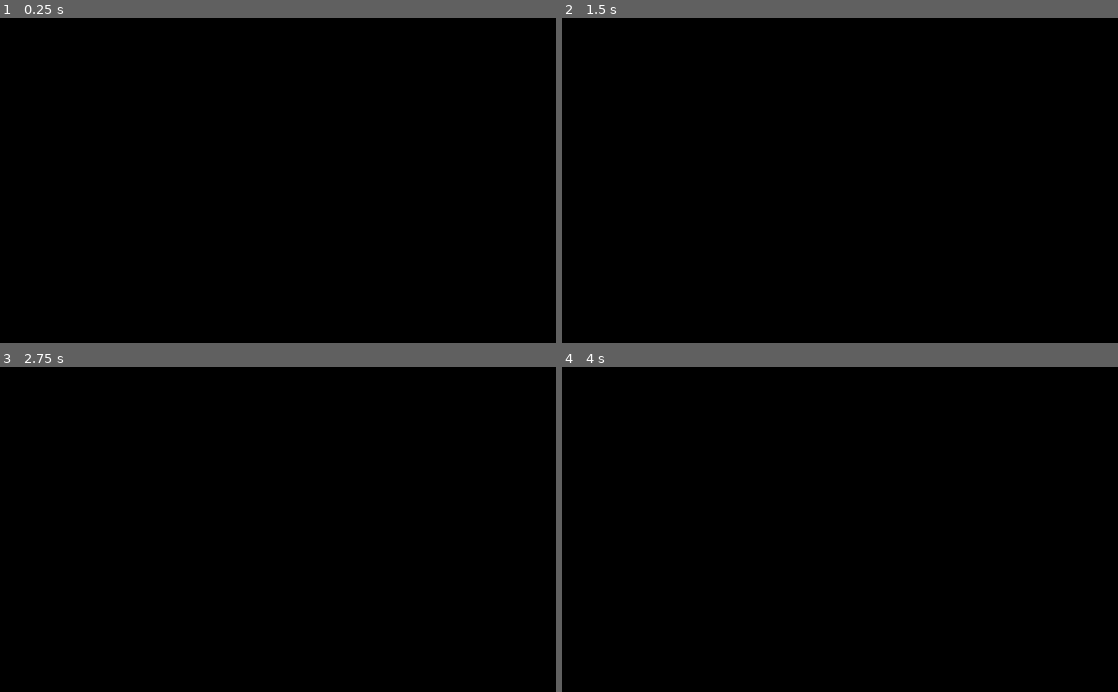
Above: before the commit, frames 1-4 (two rows, left to right).
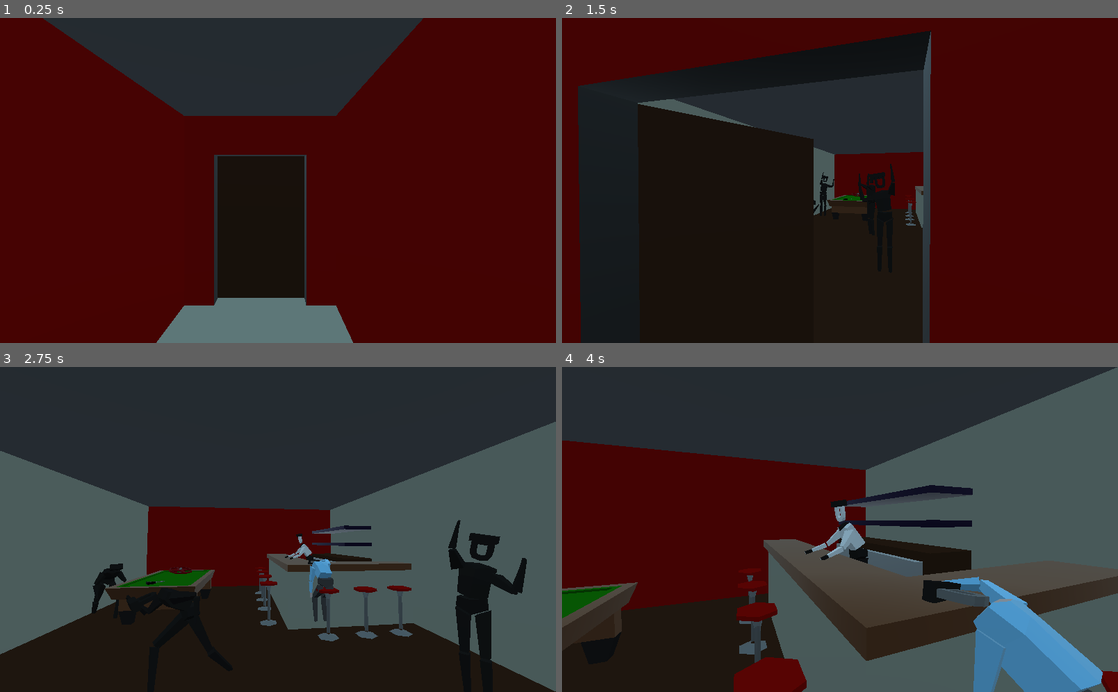
Above: after the commit, the same moments.

Repository: Eptwalabha/ld47
Game: Godot game, scene res://scenes/Game.tscn
The game is run twice, just before and just after one commit, with the same random seed, the same clock (stepped at 60 frames per second) and the same inputs. Sound files missing from this copy of the repository are replaced by a short silence.
Inputs (mouse positions are in pixels of both pictures, inside the frame that each line leads up to):
- Up to frame 1 (0.25 s): no input
- Up to frame 2 (1.5 s): tap Enter (ui_accept) at 0.5, 0.77 s; move the mouse to (867, 180) at 0.52 s; hold Up (move_forward) from 0.53 s (still down); tap E (context_action) at 0.6, 1.35 s; move the mouse to (812, 180) at 1.27 s
- Up to frame 3 (2.75 s): keep holding Up (move_forward); tap Enter (ui_accept) at 1.52 s; move the mouse to (289, 523) at 2.02 s; tap E (context_action) at 2.1 s
- Up to frame 4 (4 s): keep holding Up (move_forward); move the mouse to (834, 536) at 2.77 s; tap E (context_action) at 2.85, 3.6 s; tap Enter (ui_accept) at 3.02, 3.77 s; move the mouse to (878, 532) at 3.52 s

The runs differ from the first frame. In frame 1, 93% of the frame differs, in the area x 0-100%, y 0-100%; in frame 2, 74%; in frame 3, 95%; in frame 4, 98%.

Commit message:
finish chapter 1

Diff:
--- a/project.godot
+++ b/project.godot
@@ -68,6 +68,11 @@
 "class": "ChapterRoad",
 "language": "GDScript",
 "path": "res://scenes/chapters/ChapterRoad.gd"
+}, {
+"base": "Spatial",
+"class": "Character",
+"language": "GDScript",
+"path": "res://scenes/characters/Character.gd"
 }, {
 "base": "Node",
 "class": "Dialog",
@@ -147,6 +152,7 @@
 "ChapterHome": "",
 "ChapterHospital": "",
 "ChapterRoad": "",
+"Character": "",
 "Dialog": "",
 "DialogTrigger": "",
 "Game": "",
--- a/scenes/Game.gd
+++ b/scenes/Game.gd
@@ -44,7 +44,7 @@
 	chapters[current_chapter].input(event)
 
 func reset_game() -> void:
-#	current_chapter = 2
+	current_chapter = 1
 	chapters[current_chapter].start()
 
 func next_chapter() -> void:
--- a/scenes/chapters/ChapterHome.tscn
+++ b/scenes/chapters/ChapterHome.tscn
@@ -55,19 +55,20 @@
 dialogs = [ "dialog_1_bouncer_01", "dialog_1_bouncer_02", "dialog_1_bouncer_03" ]
 who = "bouncer"
 
+[node name="Character" parent="Street/BackStreetBuilding" instance=ExtResource( 9 )]
+transform = Transform( 0.757736, 0, 0.652561, 0, 1, 0, -0.652561, 0, 0.757736, -0.96861, -5.0307, -5.41736 )
+default = "idle"
+
+[node name="DialogTrigger" parent="Street/BackStreetBuilding/Character" instance=ExtResource( 10 )]
+transform = Transform( 1, 0, 0, 0, 1, 0, 0, 0, 1, 0, 1.31211, 0 )
+dialogs = [ "hello", "how are you?" ]
+who = "friend_a"
+
 [node name="Player" parent="." instance=ExtResource( 6 )]
 transform = Transform( -4.37114e-08, 0, 1, 0, 1, 0, -1, 0, -4.37114e-08, 0.0976232, 0, 0.580367 )
 
 [node name="UI" parent="." instance=ExtResource( 8 )]
 visible = false
-
-[node name="Character" parent="." instance=ExtResource( 9 )]
-transform = Transform( -4.37114e-08, 0, -1, 0, 1, 0, 1, 0, -4.37114e-08, 0.656464, 0, 2.07681 )
-
-[node name="DialogTrigger" parent="Character" instance=ExtResource( 10 )]
-transform = Transform( 1, 0, 0, 0, 1, 0, 0, 0, 1, 0, 1.31211, 0 )
-dialogs = [ "hello", "how are you?" ]
-who = "friend_a"
 
 [node name="Phone" parent="." groups=[
 "chapter",
--- a/scenes/characters/Character.gd
+++ b/scenes/characters/Character.gd
@@ -1,7 +1,17 @@
+class_name Character
 extends Spatial
 
 export(String, "sit-drink", "sit-idle", "idle", "bartender", "danse", "sleep") var default := "sit-drink"
 
+func _ready() -> void:
+	play(default)
 
-func _ready() -> void:
-	$AnimationPlayer.play(default + "-loop")
+func sit_drink() -> void: play("sit-drink")
+func sit_idle() -> void: play("sit-idle")
+func idle() -> void: play("idle")
+func danse() -> void: play("danse")
+func sleep() -> void: play("sleep")
+
+func play(animation: String) -> void:
+	animation = animation + ("" if animation.ends_with("-loop") else "-loop")
+	$AnimationPlayer.play(animation)
